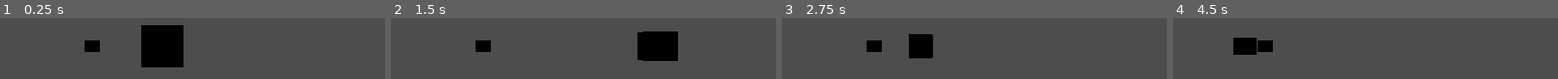
Above: before the commit, frames 1-4 (left to right).
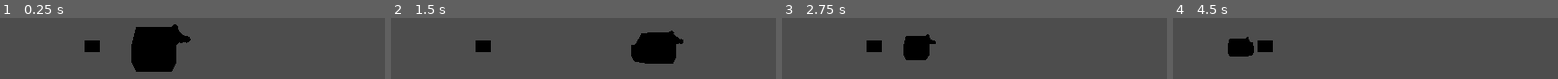
Above: after the commit, the same moments.

Repository: the-g-force/ClownTown
Game: Godot game, scene res://world.tscn
Two runs of this game, one before a commit and one after it. Both use one fixed random seed, a clock stepped at 60 frames per second and the inputs below.
Inputs:
- Up to frame 1 (0.25 s): no input
- Up to frame 2 (1.5 s): tap Enter at 0.5 s; hold D (move_right) 0.53-1.28 s; hold A (move_left) from 1.28 s (still down)
- Up to frame 3 (2.75 s): release A (move_left) at 2.03 s; hold D (move_right) from 2.03 s (still down)
- Up to frame 4 (4.5 s): release D (move_right) at 3.53 s; hold A (move_left) from 3.53 s (still down)

The runs differ from the first frame. In frame 1, 3.6% of the frame differs, in the area x 34-50%, y 10-89%; in frame 2, 1.4%; in frame 3, 1.1%; in frame 4, 0.9%.

Commit message:
Add clown car

Diff:
--- a/project/player/player.tscn
+++ b/project/player/player.tscn
@@ -1,10 +1,9 @@
 [gd_scene load_steps=4 format=3 uid="uid://dbhexktlm6ox4"]
 
 [ext_resource type="Script" path="res://player/player.gd" id="1_i2emj"]
+[ext_resource type="PackedScene" uid="uid://sulwccm2q46g" path="res://player/clown_car.glb" id="2_mjiaw"]
 
 [sub_resource type="BoxShape3D" id="BoxShape3D_6d70y"]
-
-[sub_resource type="BoxMesh" id="BoxMesh_6tfk3"]
 
 [node name="Player" type="Area3D"]
 script = ExtResource("1_i2emj")
@@ -12,7 +11,6 @@
 [node name="CollisionShape3D" type="CollisionShape3D" parent="."]
 shape = SubResource("BoxShape3D_6d70y")
 
-[node name="MeshInstance3D" type="MeshInstance3D" parent="."]
-mesh = SubResource("BoxMesh_6tfk3")
+[node name="clown_car" parent="." instance=ExtResource("2_mjiaw")]
 
 [connection signal="body_entered" from="." to="." method="_on_body_entered"]
Binary file added: project/player/clown_car.glb
Not shown, added: project/player/clown_car.glb.import
Binary file added: project/player/clown_car_clown_car.png
Not shown, added: project/player/clown_car_clown_car.png.import
